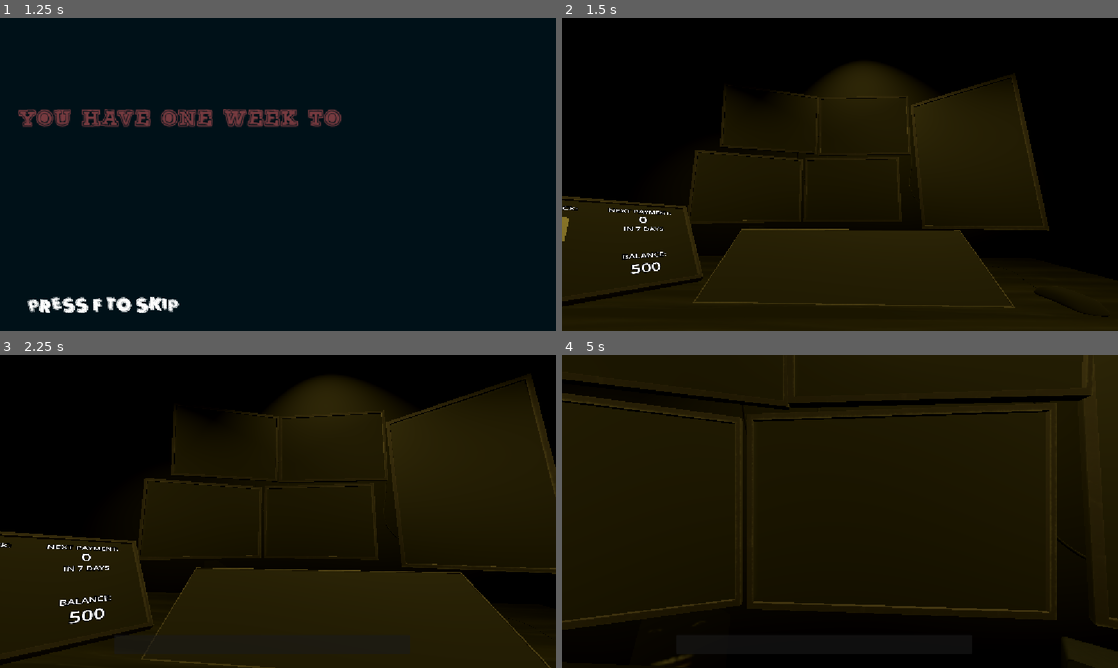
Above: before the commit, frames 1-4 (two rows, left to right).
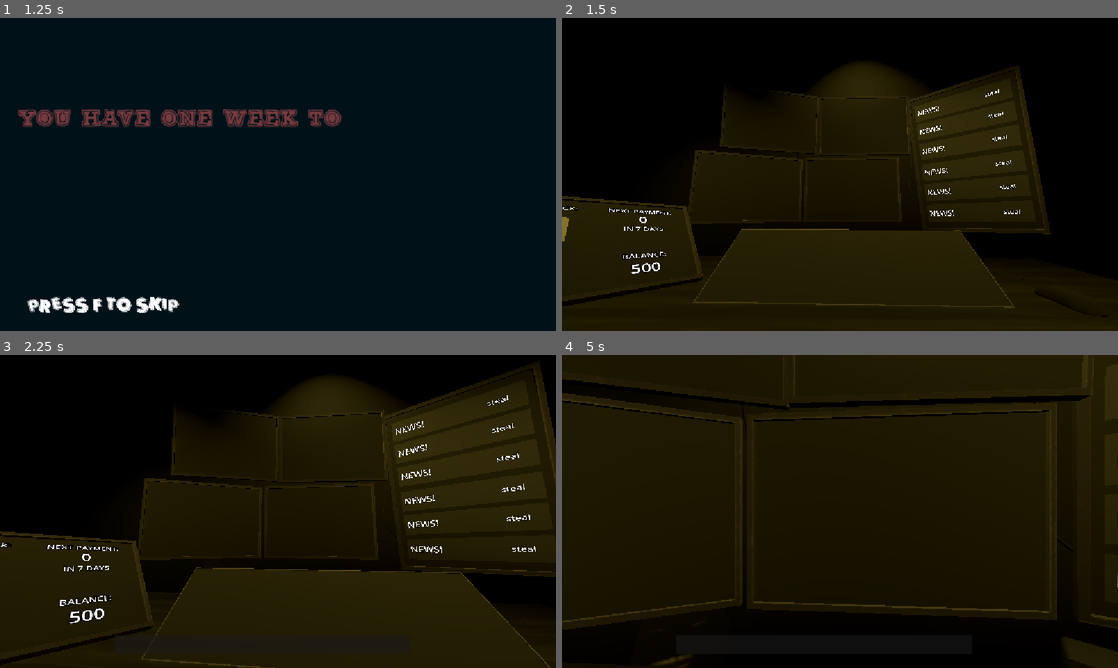
Above: after the commit, the same moments.

Repository: Lilly12568/Stockbouncer
Game: Godot game, scene res://mainmenu.tscn
Same seed, same stepped clock (60 frames per second), same inputs: the game is played once before the commit and once after it. Sound files missing from this copy of the repository are replaced by a short silence.
Inputs (mouse positions are in pixels of both pictures, inside the frame that each line leads up to):
- Up to frame 1 (1.25 s): click "START" at 0.5 s
- Up to frame 2 (1.5 s): tap F at 1.25 s; move the mouse to (962, 158) at 1.27 s; hold F from 1.28 s (still down); click (962, 158) at 1.42 s
- Up to frame 3 (2.25 s): tap Space at 2 s; move the mouse to (166, 527) at 2.02 s; release F at 2.03 s; tap F at 2.1 s; click (166, 527) at 2.17 s
- Up to frame 4 (5 s): move the mouse to (895, 442) at 2.77 s; hold F 2.78-3.53 s; click (895, 442) at 2.92 s; move the mouse to (812, 574) at 3.52 s; tap F at 3.6 s; click (812, 574) at 3.67 s; tap Enter at 4.25 s; move the mouse to (1006, 558) at 4.27 s; hold F from 4.28 s (still down); click (1006, 558) at 4.42 s

Frame 1 is identical in both runs. In frame 2, 1.0% of the frame differs, in the area x 62-88%, y 16-70%; in frame 3, 1.6%, in the area x 69-100%, y 3-71%; in frame 4, less than 0.1%.

Commit message:
add news monitor

Diff:
--- /dev/null
+++ b/Scenes/NewsMonitor.tscn
@@ -0,0 +1,154 @@
+[gd_scene format=3 uid="uid://43kr82ecvhxv"]
+
+[ext_resource type="ArrayMesh" uid="uid://0fxunyibuksi" path="res://Meshes/Monitors/Normal/InsiderTradingGame_Monitor.fbx" id="1_n7lyd"]
+[ext_resource type="Material" uid="uid://c3gfbb47go130" path="res://Scripts/newsbackground.tres" id="2_c2vq5"]
+
+[sub_resource type="BoxShape3D" id="BoxShape3D_lfxu0"]
+size = Vector3(0.056396484, 0.14355469, 0.21484375)
+
+[sub_resource type="PlaneMesh" id="PlaneMesh_lfxu0"]
+size = Vector2(0.255, 1.18)
+
+[node name="NewsMonitor" type="Node3D" unique_id=2003289531]
+
+[node name="MonitorMesh" type="MeshInstance3D" parent="." unique_id=1108968398]
+transform = Transform3D(1.4194196, 0, 0, 0, -6.2044776e-08, 1.4194199, 0, -1.419419, -6.204481e-08, 0, 0, 0)
+mesh = ExtResource("1_n7lyd")
+
+[node name="News1" type="Area3D" parent="." unique_id=751143916]
+transform = Transform3D(1, 0, 0, 0, 1, 0, 0, 0, 1, 0.048155963, 0.77110696, 0)
+
+[node name="CollisionShape3D" type="CollisionShape3D" parent="News1" unique_id=33187635]
+transform = Transform3D(1, 0, 0, 0, 1, 0, 0, 0, 1, 0, 0, -0.39257813)
+shape = SubResource("BoxShape3D_lfxu0")
+
+[node name="Label3D" type="Label3D" parent="News1" unique_id=230669409]
+transform = Transform3D(-8.393341e-09, 4.2117388e-15, 0.19201736, 8.393351e-09, 0.19201739, -3.8448532e-15, -0.19201727, 8.393356e-09, -8.393346e-09, 0, 0, 0.40130532)
+text = "NEWS!"
+font_size = 106
+
+[node name="steal" type="Label3D" parent="News1" unique_id=1529352743]
+transform = Transform3D(-1.3030173e-08, 6.538479e-15, 0.29809576, 1.30301885e-08, 0.2980958, -5.9689103e-15, -0.2980956, 1.3030196e-08, -1.3030179e-08, 0, 0, -0.3853689)
+text = "steal
+"
+font_size = 47
+
+[node name="MeshInstance3D" type="MeshInstance3D" parent="News1" unique_id=1059423114]
+transform = Transform3D(-4.371139e-08, 1, 0, -1, -4.371139e-08, 0, 0, 0, 1, -0.0044454634, 0, 0)
+mesh = SubResource("PlaneMesh_lfxu0")
+surface_material_override/0 = ExtResource("2_c2vq5")
+
+[node name="News2" type="Area3D" parent="." unique_id=243564482]
+transform = Transform3D(1, 0, 0, 0, 1, 0, 0, 0, 1, 0.048155963, 0.4734416, 0)
+
+[node name="CollisionShape3D" type="CollisionShape3D" parent="News2" unique_id=390971307]
+transform = Transform3D(1, 0, 0, 0, 1, 0, 0, 0, 1, 0, 0, -0.39257813)
+shape = SubResource("BoxShape3D_lfxu0")
+
+[node name="Label3D" type="Label3D" parent="News2" unique_id=1377959834]
+transform = Transform3D(-8.393341e-09, 4.2117388e-15, 0.19201736, 8.393351e-09, 0.19201739, -3.8448532e-15, -0.19201727, 8.393356e-09, -8.393346e-09, 0, 0, 0.40130532)
+text = "NEWS!"
+font_size = 106
+
+[node name="steal" type="Label3D" parent="News2" unique_id=1053733766]
+transform = Transform3D(-1.3030173e-08, 6.538479e-15, 0.29809576, 1.30301885e-08, 0.2980958, -5.9689103e-15, -0.2980956, 1.3030196e-08, -1.3030179e-08, 0, 0, -0.3853689)
+text = "steal
+"
+font_size = 47
+
+[node name="MeshInstance3D" type="MeshInstance3D" parent="News2" unique_id=1276265475]
+transform = Transform3D(-4.371139e-08, 1, 0, -1, -4.371139e-08, 0, 0, 0, 1, -0.0044454634, 0, 0)
+mesh = SubResource("PlaneMesh_lfxu0")
+surface_material_override/0 = ExtResource("2_c2vq5")
+
+[node name="News3" type="Area3D" parent="." unique_id=446481043]
+transform = Transform3D(1, 0, 0, 0, 1, 0, 0, 0, 1, 0.048155963, 0.16395009, 0)
+
+[node name="CollisionShape3D" type="CollisionShape3D" parent="News3" unique_id=1601134570]
+transform = Transform3D(1, 0, 0, 0, 1, 0, 0, 0, 1, 0, 0, -0.39257813)
+shape = SubResource("BoxShape3D_lfxu0")
+
+[node name="Label3D" type="Label3D" parent="News3" unique_id=2146538794]
+transform = Transform3D(-8.393341e-09, 4.2117388e-15, 0.19201736, 8.393351e-09, 0.19201739, -3.8448532e-15, -0.19201727, 8.393356e-09, -8.393346e-09, 0, 0, 0.40130532)
+text = "NEWS!"
+font_size = 106
+
+[node name="steal" type="Label3D" parent="News3" unique_id=2037148880]
+transform = Transform3D(-1.3030173e-08, 6.538479e-15, 0.29809576, 1.30301885e-08, 0.2980958, -5.9689103e-15, -0.2980956, 1.3030196e-08, -1.3030179e-08, 0, 0, -0.3853689)
+text = "steal
+"
+font_size = 47
+
+[node name="MeshInstance3D" type="MeshInstance3D" parent="News3" unique_id=1830025324]
+transform = Transform3D(-4.371139e-08, 1, 0, -1, -4.371139e-08, 0, 0, 0, 1, -0.0044454634, 0, 0)
+mesh = SubResource("PlaneMesh_lfxu0")
+surface_material_override/0 = ExtResource("2_c2vq5")
+
+[node name="News4" type="Area3D" parent="." unique_id=1754544087]
+transform = Transform3D(1, 0, 0, 0, 1, 0, 0, 0, 1, 0.048155963, -0.15966946, 0)
+
+[node name="CollisionShape3D" type="CollisionShape3D" parent="News4" unique_id=1071815137]
+transform = Transform3D(1, 0, 0, 0, 1, 0, 0, 0, 1, 0, 0, -0.39257813)
+shape = SubResource("BoxShape3D_lfxu0")
+
+[node name="Label3D" type="Label3D" parent="News4" unique_id=655779043]
+transform = Transform3D(-8.393341e-09, 4.2117388e-15, 0.19201736, 8.393351e-09, 0.19201739, -3.8448532e-15, -0.19201727, 8.393356e-09, -8.393346e-09, 0, 0, 0.40130532)
+text = "NEWS!"
+font_size = 106
+
+[node name="steal" type="Label3D" parent="News4" unique_id=485746854]
+transform = Transform3D(-1.3030173e-08, 6.538479e-15, 0.29809576, 1.30301885e-08, 0.2980958, -5.9689103e-15, -0.2980956, 1.3030196e-08, -1.3030179e-08, 0, 0, -0.3853689)
+text = "steal
+"
+font_size = 47
+
+[node name="MeshInstance3D" type="MeshInstance3D" parent="News4" unique_id=1627142146]
+transform = Transform3D(-4.371139e-08, 1, 0, -1, -4.371139e-08, 0, 0, 0, 1, -0.0044454634, 0, 0)
+mesh = SubResource("PlaneMesh_lfxu0")
+surface_material_override/0 = ExtResource("2_c2vq5")
+
+[node name="News5" type="Area3D" parent="." unique_id=1912981850]
+transform = Transform3D(1, 0, 0, 0, 1, 0, 0, 0, 1, 0.048155963, -0.46027362, 0)
+
+[node name="CollisionShape3D" type="CollisionShape3D" parent="News5" unique_id=66440351]
+transform = Transform3D(1, 0, 0, 0, 1, 0, 0, 0, 1, 0, 0, -0.39257813)
+shape = SubResource("BoxShape3D_lfxu0")
+
+[node name="Label3D" type="Label3D" parent="News5" unique_id=1410403878]
+transform = Transform3D(-8.393341e-09, 4.2117388e-15, 0.19201736, 8.393351e-09, 0.19201739, -3.8448532e-15, -0.19201727, 8.393356e-09, -8.393346e-09, 0, 0, 0.40130532)
+text = "NEWS!"
+font_size = 106
+
+[node name="steal" type="Label3D" parent="News5" unique_id=1934332793]
+transform = Transform3D(-1.3030173e-08, 6.538479e-15, 0.29809576, 1.30301885e-08, 0.2980958, -5.9689103e-15, -0.2980956, 1.3030196e-08, -1.3030179e-08, 0, 0, -0.3853689)
+text = "steal
+"
+font_size = 47
+
+[node name="MeshInstance3D" type="MeshInstance3D" parent="News5" unique_id=1582408962]
+transform = Transform3D(-4.371139e-08, 1, 0, -1, -4.371139e-08, 0, 0, 0, 1, -0.0044454634, 0, 0)
+mesh = SubResource("PlaneMesh_lfxu0")
+surface_material_override/0 = ExtResource("2_c2vq5")
+
+[node name="News6" type="Area3D" parent="." unique_id=1599937610]
+transform = Transform3D(1, 0, 0, 0, 1, 0, 0, 0, 1, 0.048155963, -0.76941407, 0)
+
+[node name="CollisionShape3D" type="CollisionShape3D" parent="News6" unique_id=194125143]
+transform = Transform3D(1, 0, 0, 0, 1, 0, 0, 0, 1, 0, 0, -0.39257813)
+shape = SubResource("BoxShape3D_lfxu0")
+
+[node name="Label3D" type="Label3D" parent="News6" unique_id=1054295146]
+transform = Transform3D(-8.393341e-09, 4.2117388e-15, 0.19201736, 8.393351e-09, 0.19201739, -3.8448532e-15, -0.19201727, 8.393356e-09, -8.393346e-09, 0, 0, 0.40130532)
+text = "NEWS!"
+font_size = 106
+
+[node name="steal" type="Label3D" parent="News6" unique_id=1408688818]
+transform = Transform3D(-1.3030173e-08, 6.538479e-15, 0.29809576, 1.30301885e-08, 0.2980958, -5.9689103e-15, -0.2980956, 1.3030196e-08, -1.3030179e-08, 0, 0, -0.3853689)
+text = "steal
+"
+font_size = 47
+
+[node name="MeshInstance3D" type="MeshInstance3D" parent="News6" unique_id=1272944646]
+transform = Transform3D(-4.371139e-08, 1, 0, -1, -4.371139e-08, 0, 0, 0, 1, -0.0044454634, 0, 0)
+mesh = SubResource("PlaneMesh_lfxu0")
+surface_material_override/0 = ExtResource("2_c2vq5")
--- a/Scenes/main.tscn
+++ b/Scenes/main.tscn
@@ -3,7 +3,7 @@
 [ext_resource type="Script" uid="uid://dcmj0b611js14" path="res://Scenes/main.gd" id="1_6bp64"]
 [ext_resource type="Material" uid="uid://1pcsbs1mhrsg" path="res://Meshes/Speaker/M_Speaker.tres" id="2_jjvhh"]
 [ext_resource type="ArrayMesh" uid="uid://dntvowk5u7fhx" path="res://Meshes/Speaker/InsiderTradingGame_Speaker.fbx" id="3_kry3j"]
-[ext_resource type="ArrayMesh" uid="uid://0fxunyibuksi" path="res://Meshes/Monitors/Normal/InsiderTradingGame_Monitor.fbx" id="4_jjvhh"]
+[ext_resource type="PackedScene" uid="uid://43kr82ecvhxv" path="res://Scenes/NewsMonitor.tscn" id="4_cbgmd"]
 [ext_resource type="PackedScene" uid="uid://da1ujk5wh3sc3" path="res://Scenes/mainmonitor.tscn" id="5_cbgmd"]
 [ext_resource type="Script" uid="uid://cg1xcrc5ym7d8" path="res://Scenes/camera_3d.gd" id="6_6bp64"]
 [ext_resource type="Material" uid="uid://bnieva1vfiwvm" path="res://new_standard_material_3d.tres" id="6_6iyac"]
@@ -53,9 +53,8 @@
 material_override = ExtResource("2_jjvhh")
 mesh = ExtResource("3_kry3j")
 
-[node name="InsiderTradingGameMonitor2" type="MeshInstance3D" parent="." unique_id=1460953498]
-transform = Transform3D(1.2029198, 0.75209045, -0.045775834, 0.02634782, 0.044194266, 1.418487, 0.7530218, -1.2029784, 0.023492843, -1.3300515, 3.0161443, -1.7347894)
-mesh = ExtResource("4_jjvhh")
+[node name="InsiderTradingGameMonitor2" parent="." unique_id=1108968398 instance=ExtResource("4_cbgmd")]
+transform = Transform3D(0.8797405, 0.074398525, -0.5515965, -0.10784443, 1.0349178, -0.032412756, 0.5460434, 0.084533244, 0.8822857, -1.3300515, 3.0161443, -1.7347894)
 
 [node name="MainMonitor" parent="." unique_id=1031749076 instance=ExtResource("5_cbgmd")]
 transform = Transform3D(0.39842045, 1.1670317e-08, -0.53294134, 0.53294134, -2.3295609e-08, 0.39842045, -1.1670316e-08, -0.6654062, -2.3295607e-08, -0.478275, 1.7580156, -0.015014768)
--- /dev/null
+++ b/Scripts/newsbackground.tres
@@ -0,0 +1,5 @@
+[gd_resource type="StandardMaterial3D" format=3 uid="uid://c3gfbb47go130"]
+
+[resource]
+transparency = 1
+albedo_color = Color(1, 1, 1, 0.09411765)
